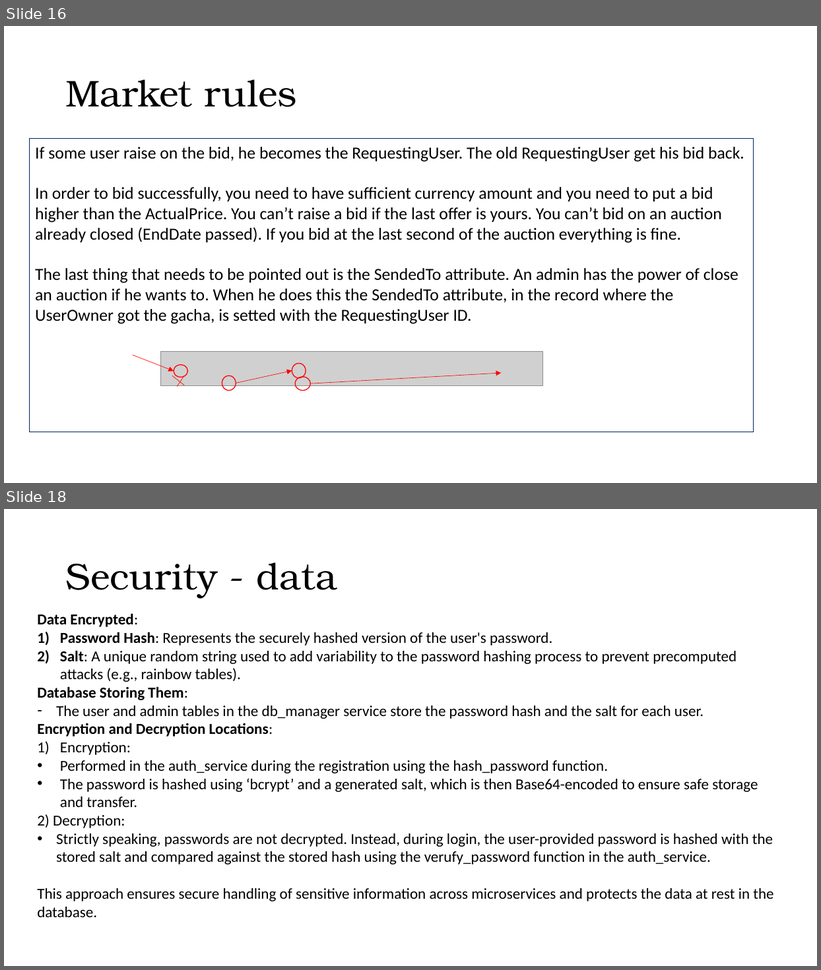
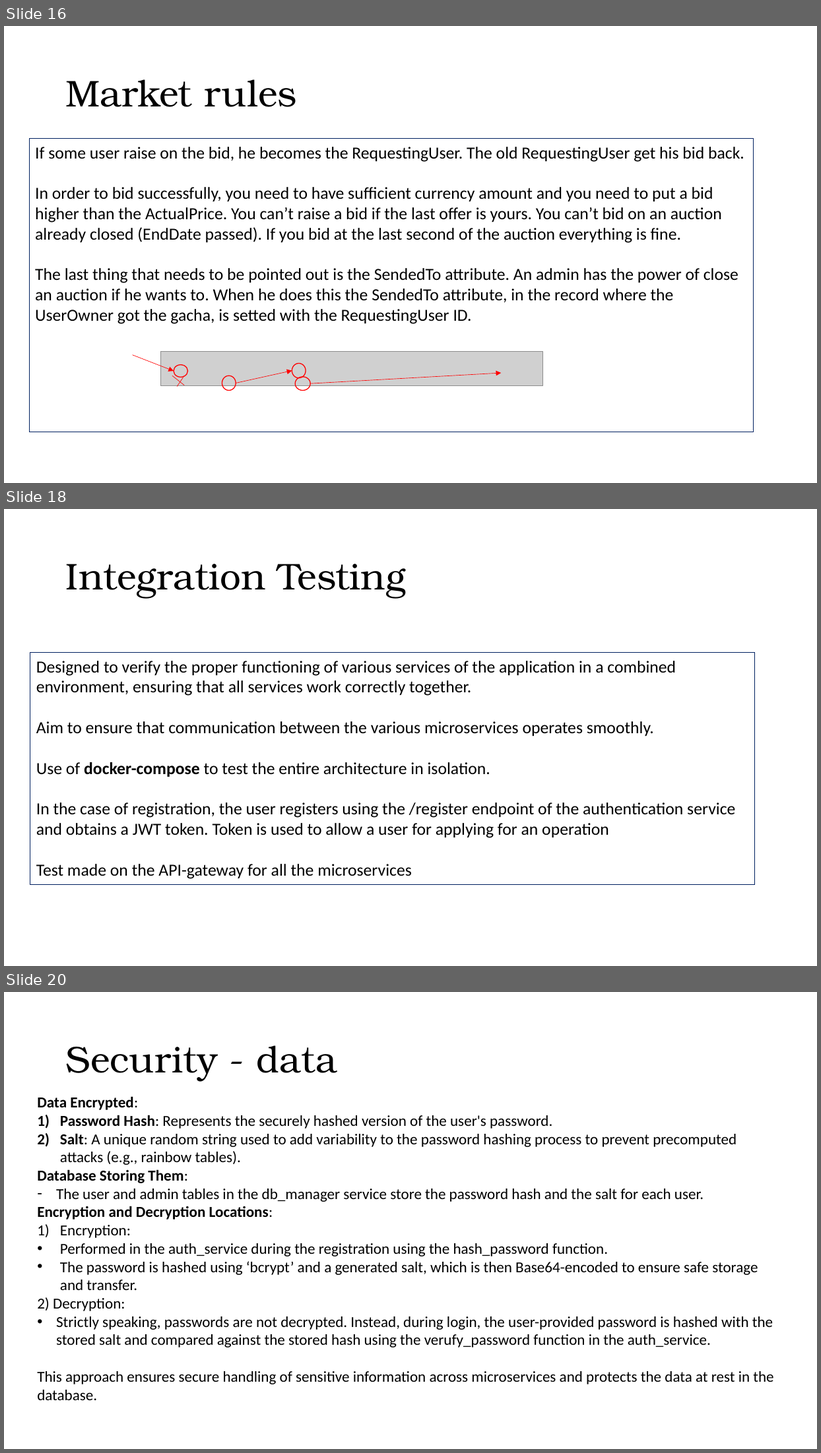
Before and after one commit to ardiz99/TBAse, a slide deck: doc/Gacha Collection.pptx. Shown one above the other, each under a label of ours: slides 16 and 18 before the commit, slides 16, 18 and 20 after it; the slides between them are not shown. The pictures are 821x970 and 821x1453 pixels, drawn with LibreOffice and Linux fonts; fonts in the diff are those of the drawing; grey boxes stand for pictures. Boxes give left, top, right and bottom in pixels: in the first picture for what was removed or moved away, otherwise in the second. Text is boxed around its words. In the diff, an @@ line names an element or a change of style, - is before the commit and + after.

```diff
--- a/doc/Gacha Collection.pptx
+++ b/doc/Gacha Collection.pptx
@@ slide 18 added at bbox=[4, 509, 817, 966], background #FFFFFF @@
@@ title added at bbox=[66, 564, 406, 598], 44 pt, text #000000 @@
+Integration Testing
@@ rectangle added at bbox=[30, 653, 755, 885], outline #002060 0.75 pt, 20 pt, text #000000 @@
+Designed to verify the proper functioning of various services of the application in a combined environment, ensuring that all services work correctly together.
+Aim to ensure that communication between the various microservices operates smoothly.
+Use of docker-compose to test the entire architecture in isolation.
+In the case of registration, the user registers using the /register endpoint of the authentication service and obtains a JWT token. Token is used to allow a user for applying for an operation
+Test made on the API-gateway for all the microservices
@@ what was slide 18 is now slide 20 @@
```
Also in this commit, not shown: 2 other slides added, 1 slide removed, 1 other file.
